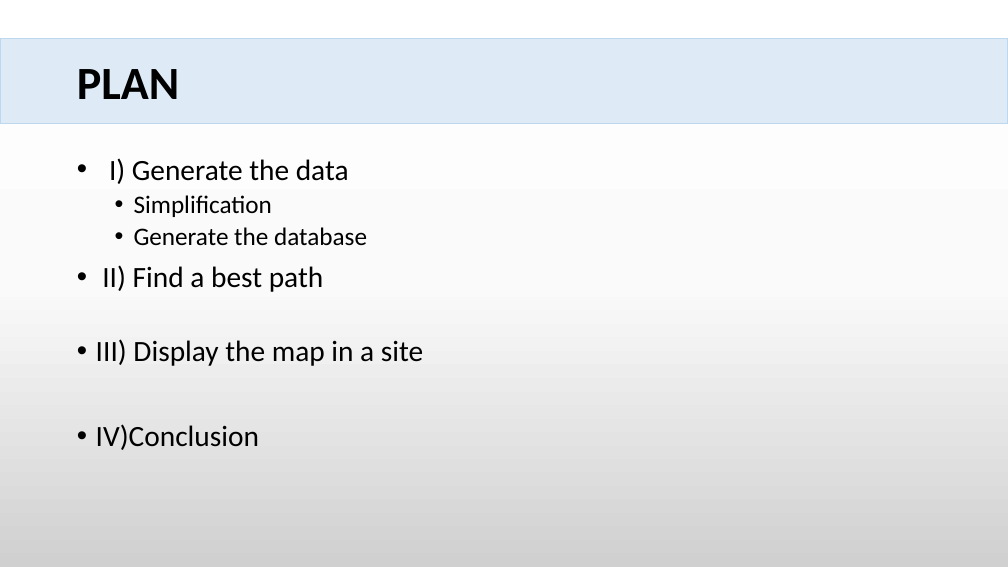
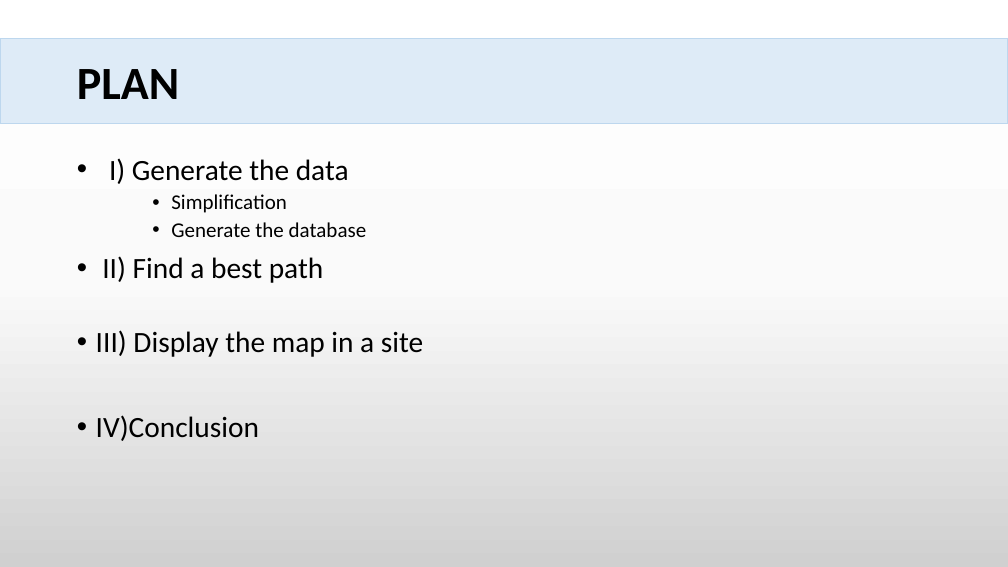
Before and after one commit to PS8-ItineraireOptimal/Documentation, a slide deck: slide 3 of presentation/Nouveau Présentation Microsoft PowerPoint.pptx. Drawn at 1008x567 pixels with LibreOffice and Linux fonts; fonts in the diff are those of the drawing. Boxes give left, top, right and bottom in pixels: in the first picture for what was removed or moved away, otherwise in the second. Text is boxed around its words. In the diff, an @@ line names an element or a change of style, - is before the commit and + after.

```diff
--- a/presentation/Nouveau Présentation Microsoft PowerPoint.pptx
+++ b/presentation/Nouveau Présentation Microsoft PowerPoint.pptx
@@ text at (171,194,367,237): size 24 to 20 pt in "Simplification", "Generate the database"; list level 2 to 3 in "Simplification"; list level 2 to 3 in "Generate the database" @@
```
Also in this commit, not shown: 2 other slides changed.
